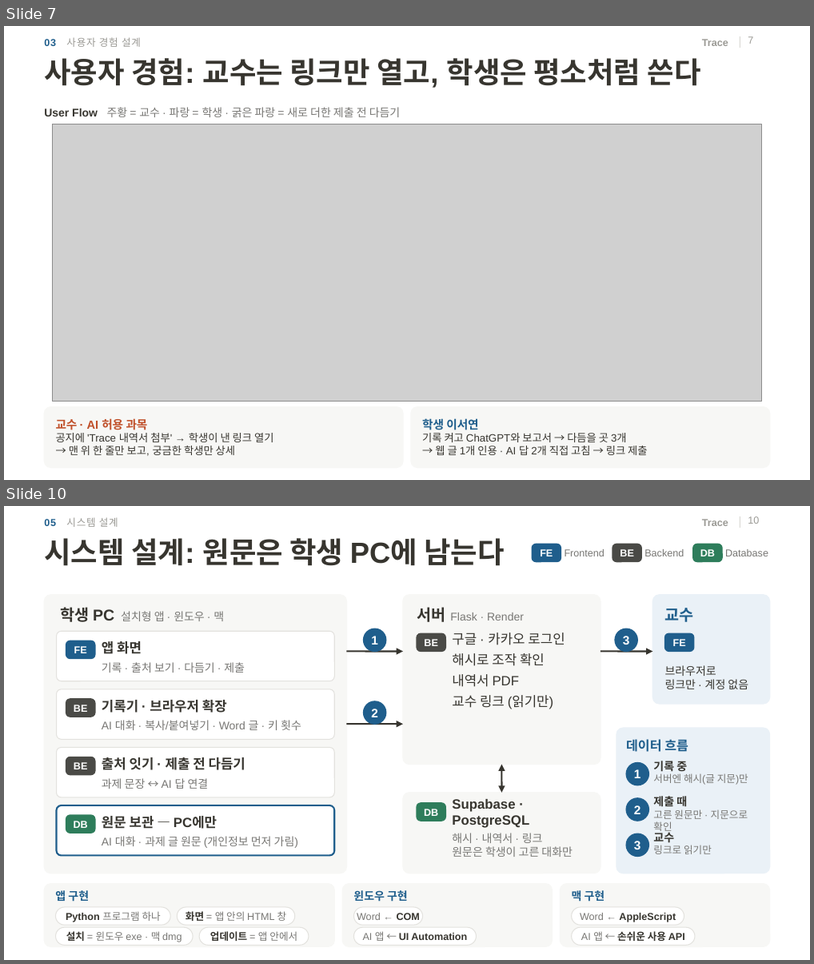
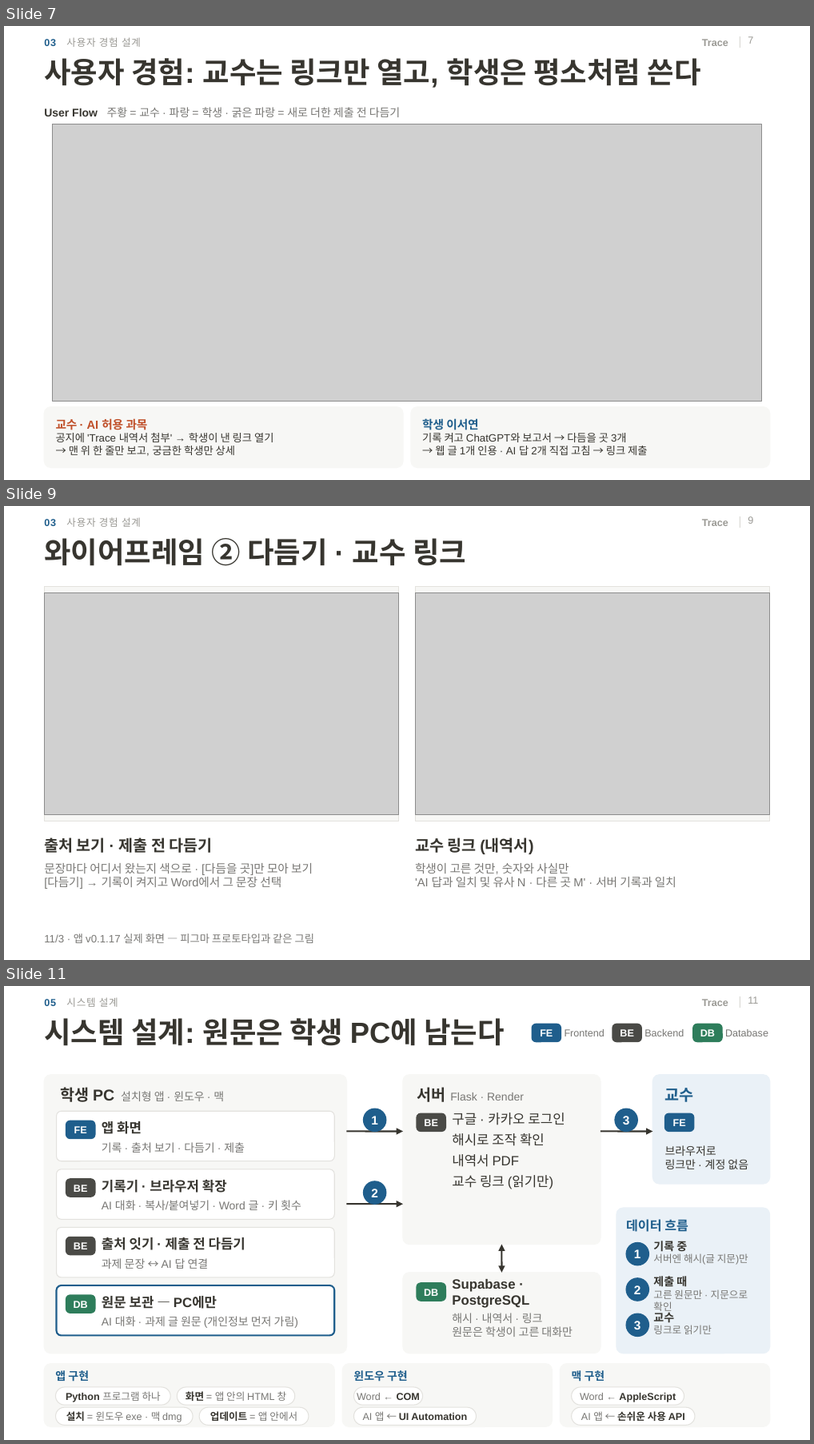
Before and after one commit to 20233014-KYH/trace, a slide deck: deck/중간발표_김용현.pptx. Shown one above the other, each under a label of ours: slides 7 and 10 before the commit, slides 7, 9 and 11 after it; the slides between them are not shown. The pictures are 814x964 and 814x1444 pixels, drawn with LibreOffice and Linux fonts; fonts in the diff are those of the drawing; grey boxes stand for pictures; background and template pictures are left out. Boxes give left, top, right and bottom in pixels: in the first picture for what was removed or moved away, otherwise in the second. Text is boxed around its words. In the diff, an @@ line names an element or a change of style, - is before the commit and + after.

```diff
--- a/deck/중간발표_김용현.pptx
+++ b/deck/중간발표_김용현.pptx
@@ slide 9 added at (4, 506, 810, 960), background #FFFFFF; not listed: 2 template elements that a slide beside it also shows @@
@@ text added at (44, 517, 141, 527), 9 pt, text #9B9A95 @@
+03 사용자 경험 설계
@@ page number added at (748, 516, 754, 524), 9 pt, text #9B9A95 @@
+9
@@ title added at (44, 538, 466, 566), 26 pt, text #37352F, bold @@
+와이어프레임 ② 다듬기 · 교수 링크
@@ rectangle added at (44, 587, 399, 820), fill #F7F7F5, outline #E3E2DE 0.75 pt @@
@@ picture added at (44, 592, 399, 814) @@
@@ rectangle added at (415, 587, 770, 820), fill #F7F7F5, outline #E3E2DE 0.75 pt @@
@@ picture added at (415, 592, 770, 814) @@
@@ text added at (44, 837, 213, 852), 14 pt, text #37352F, bold @@
+출처 보기 · 제출 전 다듬기
@@ text added at (415, 837, 534, 854), 14 pt, text #37352F, bold @@
+교수 링크 (내역서)
@@ text added at (44, 863, 313, 888), 10.5 pt, text #787774 @@
+문장마다 어디서 왔는지 색으로 · [다듬을 곳]만 모아 보기
+[다듬기] → 기록이 켜지고 Word에서 그 문장 선택
@@ text added at (415, 863, 677, 887), 10.5 pt, text #787774 @@
+학생이 고른 것만, 숫자와 사실만
+'AI 답과 일치 및 유사 N · 다른 곳 M' · 서버 기록과 일치
@@ text added at (44, 933, 314, 943), 9.5 pt, text #787774 @@
+11/3 · 앱 v0.1.17 실제 화면 — 피그마 프로토타입과 같은 그림
@@ what was slide 10 is now slide 11 @@
@@ page number at (748, 996, 758, 1004): text changed @@
-10
+11
```
Also in this commit, not shown: 2 slides changed, 1 other slide added, 5 other files.
